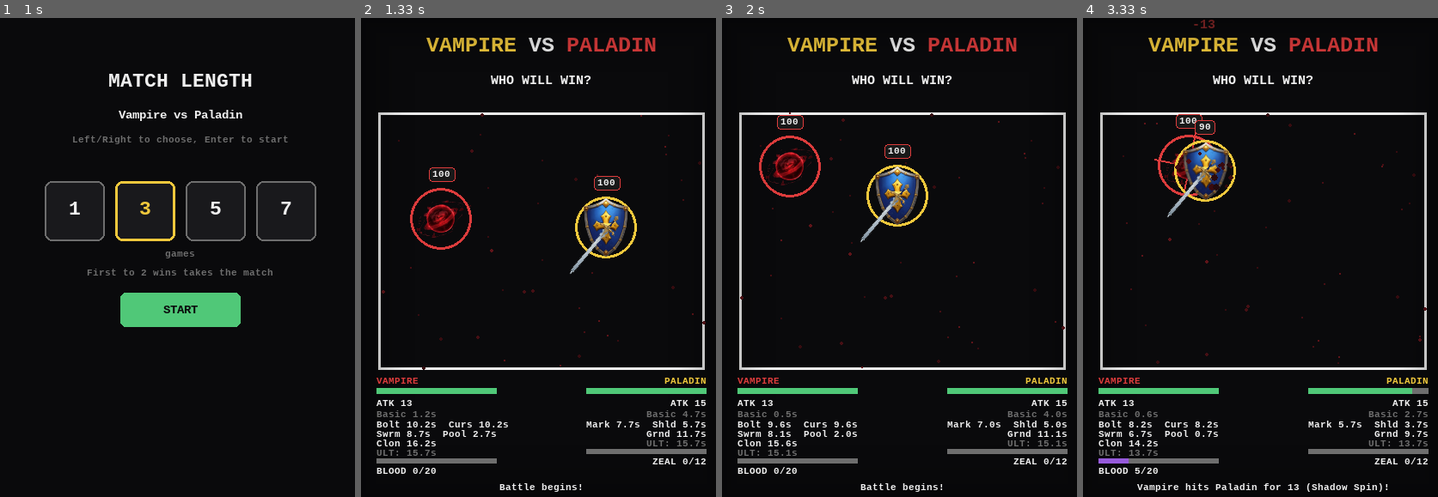
Above: before the commit, frames 1-4 (left to right).
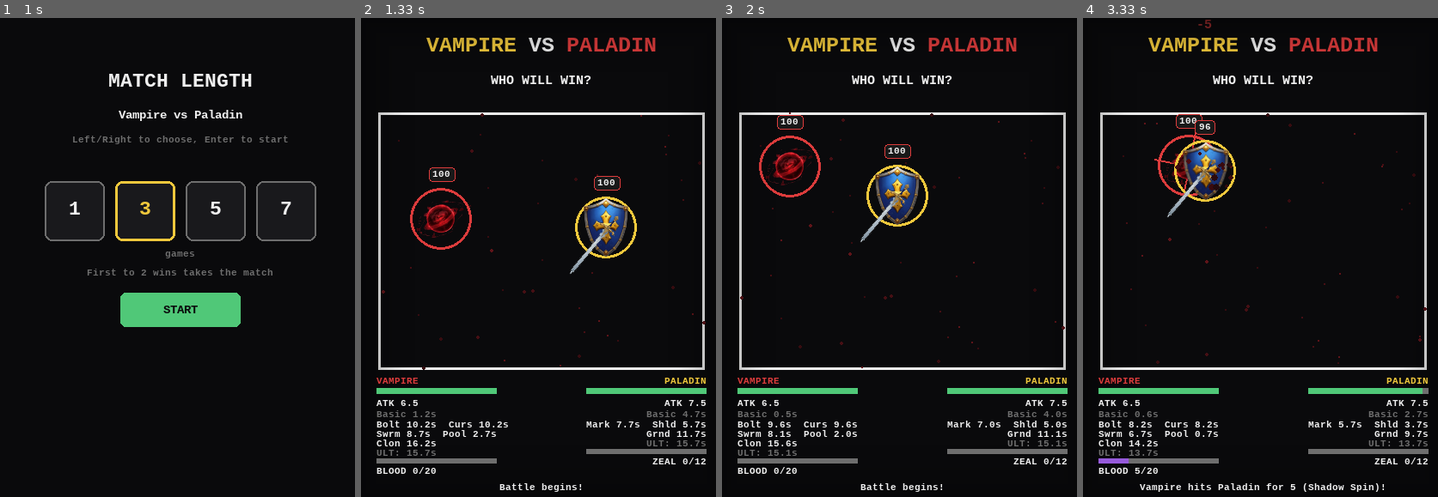
Above: after the commit, the same moments.

Repository: BintangRF/pygame-test
Game: pygame game, started from battle_animation.py
Same seed, same stepped clock (60 frames per second), same inputs: the game is played once before the commit and once after it.
Inputs (mouse positions are in pixels of both pictures, inside the frame that each line leads up to):
- Up to frame 1 (1 s): click (181, 257) at 0.38 s; click (92, 262) at 0.72 s
- Up to frame 2 (1.33 s): click "START" at 1.05 s
- Up to frame 3 (2 s): no input
- Up to frame 4 (3.33 s): no input

Frame 1 is identical in both runs. In frame 2, 0.1% of the frame differs, in the area x 11-96%, y 79-82%; in frame 3, 0.1%; in frame 4, 0.9%, in the area x 11-96%, y 0-99%.

Commit message:
Halve base ATK and add +15 armor across the roster to slow matches down
Every fighter's base ATK is cut 50% and armor raised by 15 points
(Berserker's 30 -> 45, everyone else 0 -> 15) so fights take longer to
resolve instead of ending in a handful of burst hits.

Diff:
--- a/game/core/assets.py
+++ b/game/core/assets.py
@@ -36,38 +36,39 @@
 CHARACTERS = {
     "paladin": {
         "label": "Paladin", "era": "Holy Order",
-        "hp": 100, "atk": 15, "color": GOLD, "sprite": "paladin.png",
+        # base ATK halved and +15 armor vs. the original balance, across
+        # every fighter, to slow matches down (fewer one-sided burst kills).
+        "hp": 100, "atk": 7.5, "color": GOLD, "sprite": "paladin.png",
         "abilities": make_paladin_abilities, "plugin_cls": PaladinPlugin,
         "meter_max": 12, "meter_gain": 1, "meter_name": "ZEAL",
-        "move_speed_mult": 1.4,
+        "armor": 15, "move_speed_mult": 1.4,
     },
     "vampire": {
         "label": "Vampire", "era": "Nightborn",
-        "hp": 100, "atk": 13, "color": RED, "sprite": "vampire.png",
+        "hp": 100, "atk": 6.5, "color": RED, "sprite": "vampire.png",
         "abilities": make_vampire_abilities, "plugin_cls": VampirePlugin,
         "meter_max": 20, "meter_gain": 5, "meter_name": "BLOOD",
-        "move_speed_mult": 1.4,
+        "armor": 15, "move_speed_mult": 1.4,
     },
     "berserker": {
         "label": "Berserker", "era": "Frostreach Clans",
-        "hp": 110, "atk": 18, "color": ORANGE, "sprite": "berserker.png",
+        "hp": 110, "atk": 9, "color": ORANGE, "sprite": "berserker.png",
         "abilities": make_berserker_abilities, "plugin_cls": BerserkerPlugin,
         "meter_max": 1, "meter_gain": 0, "meter_name": "RAGE",
         # hits harder, tankier, and faster afoot than the other two, to
         # offset its short reach — armor is on a 0-100 scale (30 = 30% less damage)
-        "armor": 30, "move_speed_mult": 2.4,
+        "armor": 45, "move_speed_mult": 2.4,
     },
     "sukuna": {
         "label": "Sukuna", "era": "King of Curses",
         # no sukuna.png in assets/ — sprite_fn draws a placeholder instead of
         # a file (see characters/sukuna/sprite.py / character_sprite below)
-        # low base ATK (basic hit lands for exactly 9) offset by very short
-        # cooldowns on all three techniques — Sukuna wins by cutting fast
-        # and often, not by hitting hard.
-        "hp": 100, "atk": 9, "color": SUKUNA_PINK, "sprite": None, "sprite_fn": make_sukuna_sprite,
+        # low base ATK offset by very short cooldowns on all three
+        # techniques — Sukuna wins by cutting fast and often, not by hitting hard.
+        "hp": 100, "atk": 4.5, "color": SUKUNA_PINK, "sprite": None, "sprite_fn": make_sukuna_sprite,
         "abilities": make_sukuna_abilities, "plugin_cls": SukunaPlugin,
         "meter_max": 6, "meter_gain": 1, "meter_name": "CURSE",
-        "move_speed_mult": 1.4,
+        "armor": 15, "move_speed_mult": 1.4,
     },
     "raiju": {
         "label": "Raiju", "era": "Stormfang Clan",
@@ -77,10 +78,10 @@
         # cooldown and a skill (Blink Strike) that ignores melee range
         # entirely — Raiju wins by darting in, stacking Static, and cashing
         # it in, not by tanking hits.
-        "hp": 115, "atk": 14, "color": RAIJU_CYAN, "sprite": None, "sprite_fn": make_raiju_sprite,
+        "hp": 115, "atk": 7, "color": RAIJU_CYAN, "sprite": None, "sprite_fn": make_raiju_sprite,
         "abilities": make_raiju_abilities, "plugin_cls": RaijuPlugin,
         "meter_max": 5, "meter_gain": 1, "meter_name": "STATIC",
-        "move_speed_mult": 1.6,
+        "armor": 15, "move_speed_mult": 1.6,
     },
     "johnny": {
         "label": "Johnny Joestar", "era": "Steel Ball Run",
@@ -89,9 +90,10 @@
         # A ranged skirmisher: every basic attack and skill spends one Nail
         # Bullet from a 20-shot pool (nail_bullets_max) that slowly reloads
         # on its own — see characters/johnny/plugin.py.
-        "hp": 100, "atk": 9, "color": JOHNNY_GREEN, "sprite": None, "sprite_fn": make_johnny_sprite,
+        "hp": 100, "atk": 4.5, "color": JOHNNY_GREEN, "sprite": None, "sprite_fn": make_johnny_sprite,
         "abilities": make_johnny_abilities, "plugin_cls": JohnnyPlugin,
         "meter_max": 3, "meter_gain": 1, "meter_name": "SPIN",
+        "armor": 15,
         "nail_bullets_max": 20,
         "move_speed_mult": 1.4,
     },
